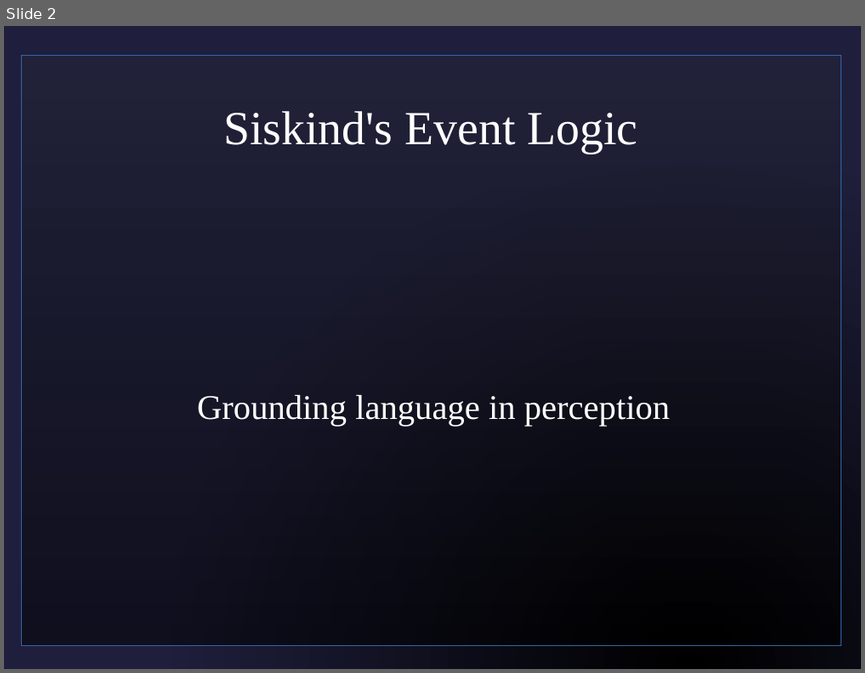
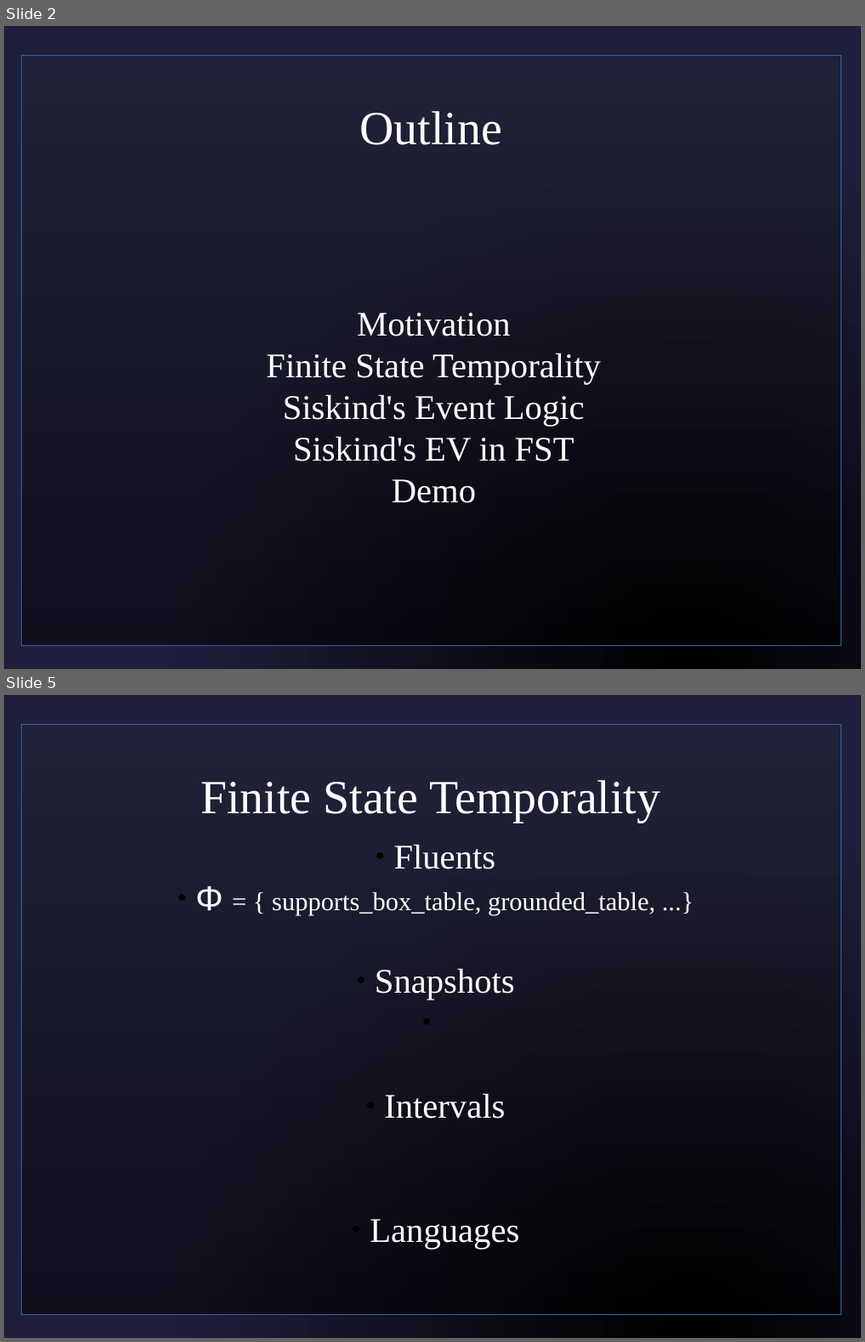
Before and after one commit to sjf/eventlogic, a slide deck: pres1.odp. Shown one above the other, each under a label of ours: slide 2 before the commit, slides 2 and 5 after it; the slides between them are not shown. The pictures are 865x673 and 865x1342 pixels, drawn with LibreOffice and Linux fonts; fonts in the diff are those of the drawing; background and template pictures are left out. Boxes give left, top, right and bottom in pixels: in the first picture for what was removed or moved away, otherwise in the second. Text is boxed around its words. In the diff, an @@ line names an element or a change of style, - is before the commit and + after.

```diff
--- a/pres1.odp
+++ b/pres1.odp
@@ slide 5 added at (x1=4, y1=695, x2=861, y2=1338), background picture (left out); not listed: 1 template element that a slide beside it also shows @@
@@ title added at (x1=200, y1=780, x2=660, y2=823), 44 pt, text #FFFFFF @@
+Finite State Temporality
@@ subtitle added at (x1=195, y1=844, x2=655, y2=1248), 24 pt, text #FFFFFF @@
+  ● Fluents
+  ● Φ = { supports_box_table, grounded_table, ...}
+  ● Snapshots
+  ● Intervals
+  ● Languages
@@ slide 2 changed as well @@
@@ title at (x1=359, y1=111, x2=501, y2=145): text changed @@
-Siskind's Event Logic
+Outline
@@ subtitle at (x1=266, y1=312, x2=601, y2=503): text changed @@
-Grounding language in perception
+Motivation
+Finite State Temporality
+Siskind's Event Logic
+Siskind's EV in FST
+Demo
```
Also in this commit, not shown: 9 other slides changed, 12 other slides added, 2 slides removed, 2 other files.
